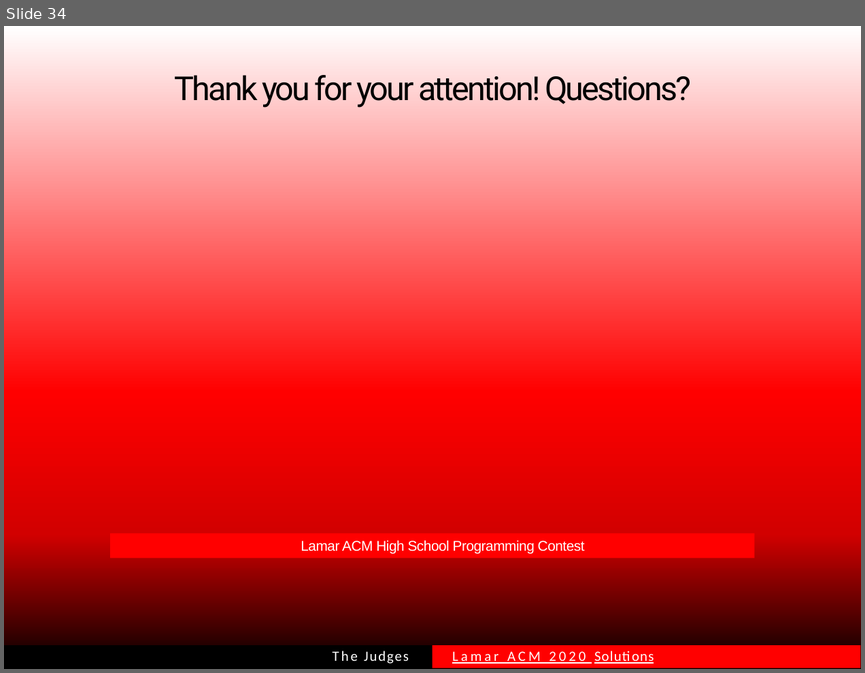
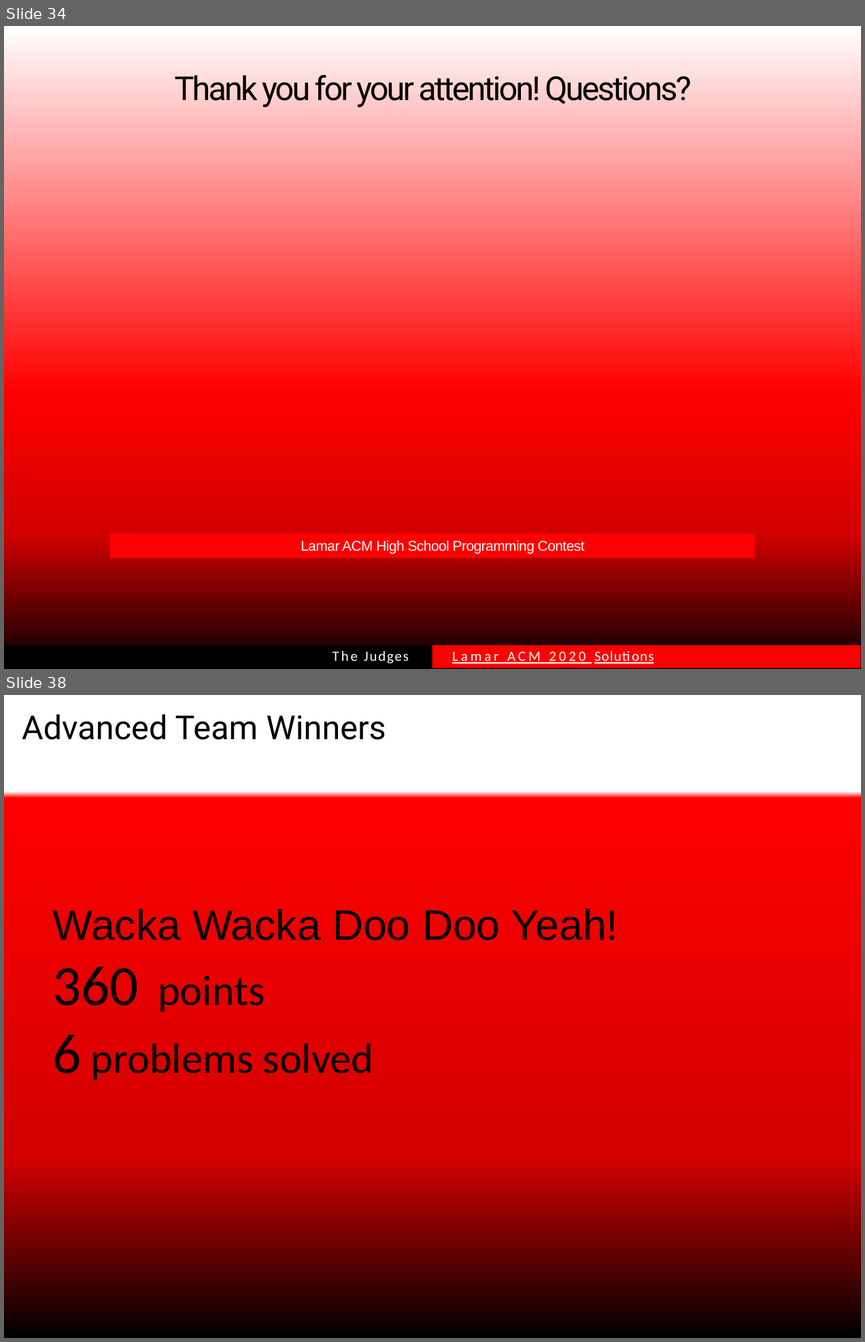
Before and after one commit to MKBeSomeone/MintFamily, a slide deck: Lamar ACM 2020 Solution Slides.pptx. Shown one above the other, each under a label of ours: slide 34 before the commit, slides 34 and 38 after it; the slides between them are not shown. The pictures are 865x673 and 865x1342 pixels, drawn with LibreOffice and Linux fonts; fonts in the diff are those of the drawing. Boxes give left, top, right and bottom in pixels: in the first picture for what was removed or moved away, otherwise in the second. Text is boxed around its words. In the diff, an @@ line names an element or a change of style, - is before the commit and + after.

```diff
--- a/Lamar ACM 2020 Solution Slides.pptx
+++ b/Lamar ACM 2020 Solution Slides.pptx
@@ slide 38 added at (x1=4, y1=695, x2=861, y2=1338), background gradient #FFFFFF to #FF0000 to #D20000 to #000000 @@
@@ title added at (x1=22, y1=714, x2=386, y2=740), 14 pt, text #000000 @@
+Advanced Team Winners
@@ text added at (x1=52, y1=909, x2=618, y2=1080), 18 pt, text #000000 @@
+Wacka Wacka Doo Doo Yeah!
+360 points
+6 problems solved
```
Also in this commit, not shown: 3 other slides added.
